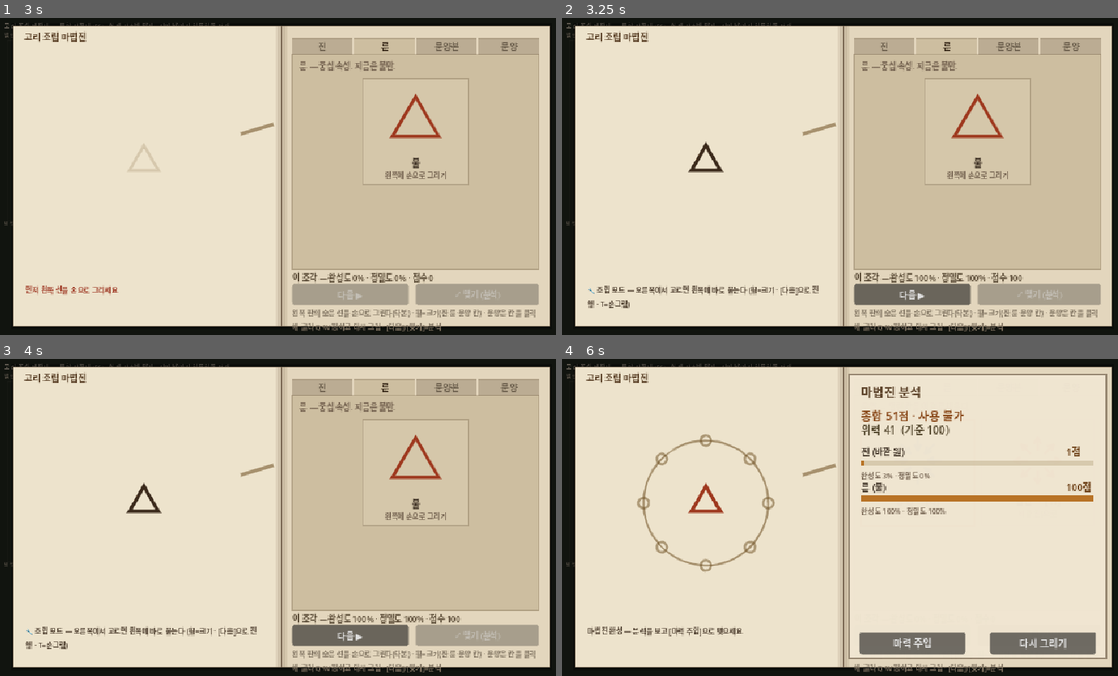
Above: before the commit, frames 1-4 (two rows, left to right).
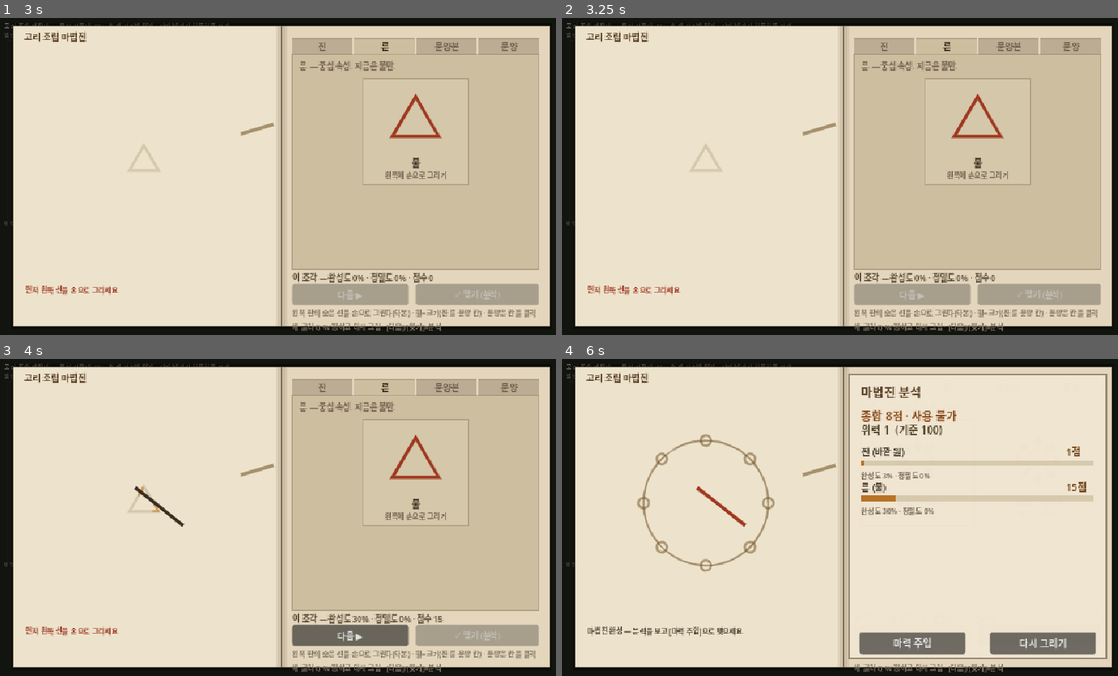
Above: after the commit, the same moments.

Repository: djgnfj-svg/tockbon
Game: Godot game, scene res://tests/test_ring_forge_panel.tscn
The game is run twice, just before and just after one commit, with the same random seed, the same clock (stepped at 60 frames per second) and the same inputs. This scene is started directly instead of the project's main scene.
Inputs (mouse positions are in pixels of both pictures, inside the frame that each line leads up to):
- Up to frame 1 (3 s): tap Enter at 0.5, 2.75 s; drag from (144, 160) to (339, 106) at 0.52 s; click "다음 ▶" at 1.25 s; tap Space at 2 s; drag from (417, 154) to (255, 239) at 2.02 s; move the mouse to (339, 106) at 2.77 s; hold D (move_right) from 2.78 s (still down); hold E (interact) from 2.78 s (still down); click (339, 106) at 2.92 s
- Up to frame 2 (3.25 s): keep holding D (move_right); keep holding E (interact); tap T at 3.05 s
- Up to frame 3 (4 s): release D (move_right) at 3.5 s; release E (interact) at 3.5 s; tap Space at 3.5 s; drag from (255, 580) to (111, 469) at 3.52 s
- Up to frame 4 (6 s): tap Enter at 4.25 s; move the mouse to (1012, 565) at 4.27 s; hold A (move_left) 4.28-5 s; tap Q at 4.35 s; click (1012, 565) at 4.42 s; tap Space at 4.52 s; tap T at 4.55 s; click "문양 그리기 ▶" at 5 s; click "✓ 맺기 (분석)" at 5.75 s

Frame 1 is identical in both runs. In frame 2, 2.7% of the frame differs, in the area x 4-83%, y 38-92%; in frame 3, 1.3%; in frame 4, 1.8%.

Commit message:
revert(drawing): 조립 모드 폐기 — 손으로 그리는 게 더 재밌다 (사용자 확정)
사용자: *"아 근데 잉크를 선택해서 그리는게 더 재미있긴하겠다 이거 패기 ㅇㅇ 이 조립하는거"*

한 커밋(84bfd61) 만에 걷어낸다. 조립 모드는 **비교하려고** 만든 임시 축이었고,
비교가 끝났으니 진 쪽은 남기지 않는다 (남겨 두면 "언젠가 쓸지도"로 썩는다 —
세션 21 대청소가 치운 게 정확히 그런 코드였다).

🔴 **탁본 정체성이 유지된다** (takbon-hand-trace-commit · takbon-core-fun-drawing):
조립이 이겼으면 점수·펑·펜·등급이 전부 놀게 돼 다른 재미 축을 새로 세워야 했다.
손그림이 이겼으므로 세션 23~24가 세운 「점수 → 위력」 축이 그대로 심장으로 남는다.

■ 남는 것 (84bfd61의 진짜 소득 — 조립과 무관한 버그 수정)
획 누적: 화살표처럼 획이 여러 개인 모양을 이제 그릴 수 있다. 우클릭=다시 그리기.
테스트 ⑬⑭와 trace_strokes 공개 API도 그대로다.

■ 검증: 전 스위트 그린 (SCRIPT ERROR 0) · assist 잔재 grep 0건

Co-Authored-By: Claude Opus 4.8 (1M context) <noreply@anthropic.com>
Claude-Session: https://claude.ai/code/session_01UrY52NF89pNUFXM3zg57yr

Diff:
--- a/src/drawing/ring_board.gd
+++ b/src/drawing/ring_board.gd
@@ -96,8 +96,6 @@
 var _trace := TraceTarget.NONE          # 지금 그릴 대상
 var _trace_slot := -1                   # GLYPH일 때 채울 칸
 var _drawing := false                   # 마우스 버튼 누른 채 긋는 중
-## 🔴 조립 모드 (세션 25) — true면 손으로 안 긋고 **고르면 붙는다**. 손그림과 견주려고 있다.
-var _assist := false
 var _jin_scale := 1.0                   # 진 크기 (마우스 휠)
 var _rune_scale := 1.0                  # 룬 크기 (마우스 휠)
 var _glyph_scale: Dictionary = {}       # slot(int) → float, 문양 개별 크기 (마우스 휠, 세션 15)
@@ -187,35 +185,6 @@
 	_scorer.set_reference_radius(_outer_radius())
 	_scorer.set_correction(_pen_correction())
 	_scorer.set_guide(_build_guide(target, slot))
-	if _assist:
-		_auto_trace()   # 🔴 조립 모드 — 고르는 순간 이미 그려져 있다 (휠로 크기를 바꿔도 여기로 온다)
-
-
-## 🔴 **조립 모드** — 손으로 안 긋고 고르면 붙는다 (세션 25, 사용자: *"보기를 누르면 자동으로
-## 마법진에 적용이 되서 조립하는 느낌, 크기만 마우스 휠로 조절"*).
-## ⚠ 손그림 모드와 **비교하려고** 있는 것이다 — 어느 쪽이 재밌는지는 사용자가 정한다.
-## 이게 이기면 [[takbon-hand-trace-commit]]의 탁본 정체성이 뒤집힌다.
-func set_assist(on: bool) -> void:
-	if _assist == on:
-		return
-	_assist = on
-	_set_trace(_trace, _trace_slot)   # 지금 조각을 새 모드로 다시 세운다
-	queue_redraw()
-
-
-func is_assist() -> bool:
-	return _assist
-
-
-## 가이드를 **그대로** 먹선으로 삼는다 → 이탈 0 = 정밀도 만점 · 전 점 드러남 = 완성도 만점.
-## 🔴 그래서 「점수 → 위력 → 펑」 파이프라인을 하나도 안 고치고 그대로 탄다 (조립 = 늘 퍼펙트).
-## 조립엔 실패가 없다 — 그게 손그림과의 차이고, 사용자가 견줄 지점이다.
-func _auto_trace() -> void:
-	_scorer.reset_stroke()
-	_scorer.begin_stroke()
-	for p in _scorer.guide_points():
-		_scorer.add_point(p)
-	score_changed.emit(_scorer.piece_score())
 
 
 ## 장착한 펜의 보정도. 오토로드가 없는 환경(순수 단위 테스트)에서도 죽지 않게 0으로 폴백한다.
@@ -468,10 +437,6 @@
 
 func set_active_glyph(g: int) -> void:
 	_active = clampi(g, 0, GLYPH_NAMES.size() - 1)
-	# 🔴 조립 모드에선 고른 문양이 **곧 판 위의 것**이라 가이드를 다시 세워 새로 붙인다 (세션 25).
-	# 손그림 모드에선 필요 없다 — 가이드가 바뀌면 지금 긋던 획이 날아간다.
-	if _assist and _trace == TraceTarget.GLYPH:
-		_set_trace(_trace, _trace_slot)
 	queue_redraw()
 
 
@@ -557,11 +522,9 @@
 				var k := _nearest_open_slot(mb.position)
 				if k >= 0 and k != _trace_slot:
 					select_slot(k)
-			# 🔴 조립 모드는 고르면 이미 붙어 있다 — 손으로 긋지 않는다 (칸 선택·휠은 그대로 산다)
-			if not _assist:
-				_drawing = true
-				begin_stroke()            # 펜을 댔다 = 새 획 (앞 획은 남는다 — 세션 25)
-				trace_stroke(mb.position)
+			_drawing = true
+			begin_stroke()                # 펜을 댔다 = 새 획 (앞 획은 남는다 — 세션 25)
+			trace_stroke(mb.position)
 		else:
 			_drawing = false
 		accept_event()
@@ -569,8 +532,7 @@
 	# 🔴 우클릭 = **다시 그리기** (세션 25). 획 누적으로 바뀌면서 "지우고 처음부터"가 갈 곳이
 	# 없어졌다 — 예전엔 좌클릭이 그 역할을 겸했다(그래서 여러 획을 못 그렸다).
 	if mb != null and mb.pressed and mb.button_index == MOUSE_BUTTON_RIGHT:
-		if not _assist:
-			clear_stroke()   # 조립 모드엔 지울 게 없다 — 다시 고르면 그만이다
+		clear_stroke()
 		accept_event()
 		return
 	# 🔴 마우스 휠 — 지금 그릴 조각(진/룬/문양 칸)의 크기 조절 (세션 14c·15)
--- a/src/drawing/ring_forge_panel.gd
+++ b/src/drawing/ring_forge_panel.gd
@@ -210,26 +210,6 @@
 		KEY_W:
 			_select_glyph(RingBoard.G_RADIATE)
 			get_viewport().set_input_as_handled()
-		KEY_T:
-			_toggle_assist()
-			get_viewport().set_input_as_handled()
-
-
-## 🔴 **손그림 ⇄ 조립** 전환 (세션 25, T키) — 사용자가 둘을 나란히 견주려고 둔 **임시 스위치**다.
-## 어느 쪽이 재밌는지 정해지면 이긴 쪽만 남고 이 토글은 사라진다. 조립이 이기면
-## [[takbon-hand-trace-commit]]의 탁본 정체성(손으로 그려야 확정)이 통째로 뒤집힌다.
-func _toggle_assist() -> void:
-	_board.set_assist(not _board.is_assist())
-	_set_say(_mode_copy(), false)
-	_update_score()
-	_refresh_buttons()
-
-
-## 지금 모드의 안내 문구 — 조립 모드에서 "손으로 문질러 그리세요"는 거짓말이다.
-func _mode_copy() -> String:
-	if _board.is_assist():
-		return "🔧 조립 모드 — 오른쪽에서 고르면 왼쪽에 바로 붙는다 (휠=크기 · [다음]으로 진행 · T=손그림)"
-	return "✍ 손그림 모드 — 숨은 선을 손으로 그으세요 (여러 획 OK · 우클릭=다시 · 휠=크기 · T=조립)"
 
 
 # ─────────────────────────── Db 데이터 주입 (세션 13 구조화) ───────────────────────────
@@ -263,23 +243,15 @@
 			return RingBook.TAB_TEMPLATE
 
 
-## 진 탭 셀을 눌렀다 — 손그림이면 **문지르라는 안내**, 조립이면 **이미 붙었다**.
+## 진 탭 셀을 눌렀다 — 왼쪽 판에 손으로 **문지르라**는 안내만 (열람용).
 func _on_jin_selected() -> void:
-	if _board.stage() != RingBoard.STAGE_JIN:
-		return
-	if _board.is_assist():
-		_set_say("진이 판에 놓였다 (바깥 원) — 휠로 크기를 맞추고 [다음]", false)
-	else:
+	if _board.stage() == RingBoard.STAGE_JIN:
 		_set_say("진을 왼쪽 판에 손으로 문질러 그리세요 (바깥 원) → [다음]", false)
 
 
-## 룬 탭 셀 — 마찬가지.
+## 룬 탭 셀 — 마찬가지로 안내만.
 func _on_rune_selected() -> void:
-	if _board.stage() != RingBoard.STAGE_RUNE:
-		return
-	if _board.is_assist():
-		_set_say("룬(불)이 중심에 놓였다 (삼각) — 휠로 크기를 맞추고 [다음]", false)
-	else:
+	if _board.stage() == RingBoard.STAGE_RUNE:
 		_set_say("룬(불)을 중심에 손으로 문질러 그리세요 (삼각) → [다음]", false)
 
 
@@ -291,12 +263,8 @@
 	if _board.stage() != RingBoard.STAGE_GLYPH:
 		_set_say("먼저 진과 룬을 그리세요  (진 → 룬 → 문양)", true)
 	elif _board.is_tracing():
-		if _board.is_assist():
-			_set_say("%s 선택 — 칸을 클릭하면 바로 새겨진다 · 휠=크기"
-				% RingBoard.GLYPH_NAMES[glyph], false)
-		else:
-			_set_say("%s 선택 — 칸을 클릭해 손으로 그리세요 · 휠=크기"
-				% RingBoard.GLYPH_NAMES[glyph], false)
+		_set_say("%s 선택 — 칸을 클릭해 손으로 그리세요 · 휠=크기"
+			% RingBoard.GLYPH_NAMES[glyph], false)
 	else:
 		_set_say("%s 선택 — 칸이 다 찼어요. [맺기]로 분석" % RingBoard.GLYPH_NAMES[glyph], false)
 
--- a/tests/test_ring_trace_auto.gd
+++ b/tests/test_ring_trace_auto.gd
@@ -44,7 +44,6 @@
 	_test_pen_grades_registered()
 	_test_strokes_accumulate()
 	_test_clear_stroke_wipes()
-	_test_assist_mode_auto_places()
 
 	if failures == 0:
 		print("TEST_RING_TRACE_OK — 전 항목 통과")
@@ -189,22 +188,6 @@
 	b.queue_free()
 
 
-# ── 🔴 ⑮ 조립 모드 — 고르면 손 안 대고 붙는다 (세션 25, 사용자와 손그림을 견주는 축) ──
-# 요점: 가이드를 그대로 먹선으로 삼으므로 **점수가 저절로 만점**이고, 그 덕에 「점수 → 위력 → 펑」
-# 파이프라인을 하나도 안 고치고 그대로 탄다 (조립엔 실패가 없다 = 손그림과의 차이).
-func _test_assist_mode_auto_places() -> void:
-	var b = _make_board()
-	_check(is_zero_approx(float(b.call(&"coverage"))), "손그림 모드 — 손대기 전엔 빈 판")
-	b.call(&"set_assist", true)
-	_check(float(b.call(&"coverage")) > 0.99, "조립 모드 → 진이 손 안 대고 놓인다 (완성도 만점)")
-	_check(float(b.call(&"accuracy")) > 0.99, "가이드 그대로라 정밀도도 만점")
-	_check(float(b.call(&"piece_score")) > 0.99, "조립엔 실패가 없다 — 조각 점수 만점")
-	# 손그림으로 돌아가면 다시 빈 판이다 (두 모드가 서로를 오염시키지 않는다)
-	b.call(&"set_assist", false)
-	_check(is_zero_approx(float(b.call(&"coverage"))), "손그림으로 되돌리면 판이 다시 빈다")
-	b.queue_free()
-
-
 func _make_board():
 	var b = _BoardScript.new()
 	b.size = Vector2(268, 268)
